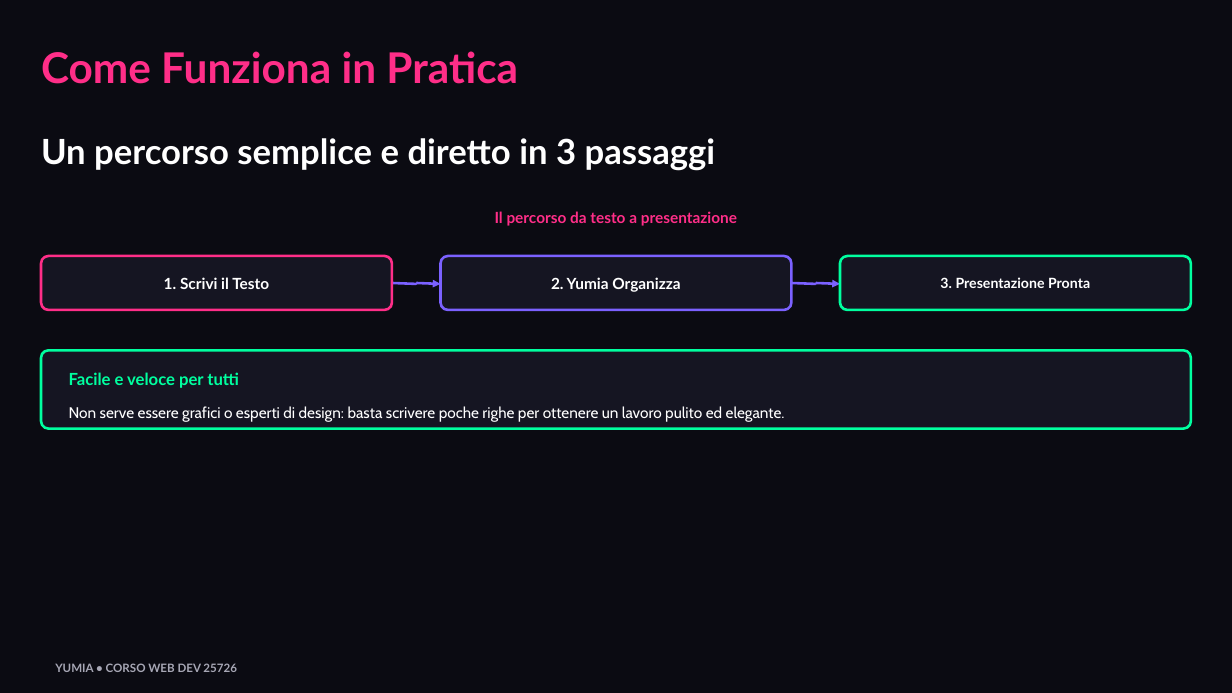
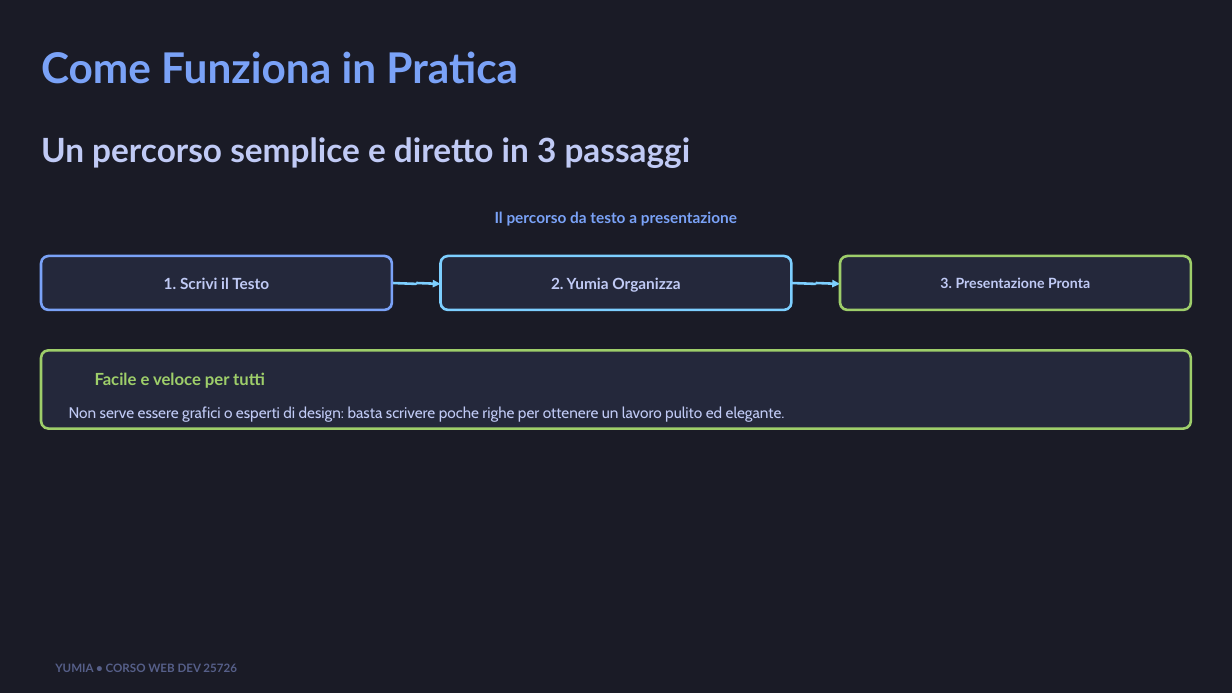
Before and after one commit to biagio-scaglia/Yumia-MD, a slide deck: slide 4 of presentation.pptx. Drawn at 1232x693 pixels with LibreOffice and Linux fonts; fonts in the diff are those of the drawing; background and template pictures are left out. Boxes give left, top, right and bottom in pixels: in the first picture for what was removed or moved away, otherwise in the second. Text is boxed around its words. In the diff, an @@ line names an element or a change of style, - is before the commit and + after.

```diff
--- a/presentation.pptx
+++ b/presentation.pptx
@@ background #0B0B12 to #1A1B26 @@
@@ text "Come Funziona in Pratica" at bbox=[41, 51, 518, 84]: text colour #FF2E88 to #7AA2F7 @@
@@ text "Un percorso semplice e diretto ..." at bbox=[41, 137, 691, 168]: size 27 to 26 pt, text colour #FFFFFF to #C0CAF5 @@
@@ text "Il percorso da testo a ..." at bbox=[495, 211, 737, 226]: text colour #FF2E88 to #7AA2F7 @@
@@ rounded rectangle at bbox=[41, 256, 392, 310]: fill #151522 to #24283B; outline #FF2E88 2 pt to #7AA2F7 2 pt @@
@@ rounded rectangle at bbox=[441, 256, 792, 310]: fill #151522 to #24283B; outline #7B61FF 2 pt to #7DCFFF 2 pt @@
@@ rounded rectangle at bbox=[840, 256, 1191, 310]: fill #151522 to #24283B; outline #00FF9F 2 pt to #9ECE6A 2 pt @@
@@ line (392, 283) - (416, 284): stroke #7B61FF 2 pt to #7DCFFF 2 pt @@
@@ line (416, 283) - (417, 284): stroke #7B61FF 2 pt to #7DCFFF 2 pt @@
@@ arrow (416, 283) - (441, 284): stroke #7B61FF 2 pt to #7DCFFF 2 pt @@
@@ line (792, 283) - (816, 284): stroke #7B61FF 2 pt to #7DCFFF 2 pt @@
@@ line (816, 283) - (817, 284): stroke #7B61FF 2 pt to #7DCFFF 2 pt @@
@@ arrow (816, 283) - (840, 284): stroke #7B61FF 2 pt to #7DCFFF 2 pt @@
@@ rounded rectangle at bbox=[41, 350, 1190, 429]: fill #151522 to #24283B; outline #00FF9F 2 pt to #9ECE6A 2 pt @@
@@ text "Facile e veloce per tutti": place and size @@
-text "Facile e veloce per tutti" at bbox=[69, 372, 239, 388]
+text "Facile e veloce per tutti" at bbox=[95, 372, 265, 388]
@@ text "Facile e veloce per tutti" at bbox=[95, 372, 265, 388]: text colour #00FF9F to #9ECE6A @@
@@ text colour #FFFFFF to #C0CAF5 in 4 elements at bbox=[164, 277, 269, 289], bbox=[551, 277, 680, 292], bbox=[940, 277, 1090, 288], bbox=[69, 406, 785, 422] @@
@@ text "YUMIA • CORSO WEB DEV ..." at bbox=[55, 663, 237, 672]: text colour #A7A7B5 to #565F89 @@
```
Also in this commit, not shown: 11 other slides changed, 22 other files.
